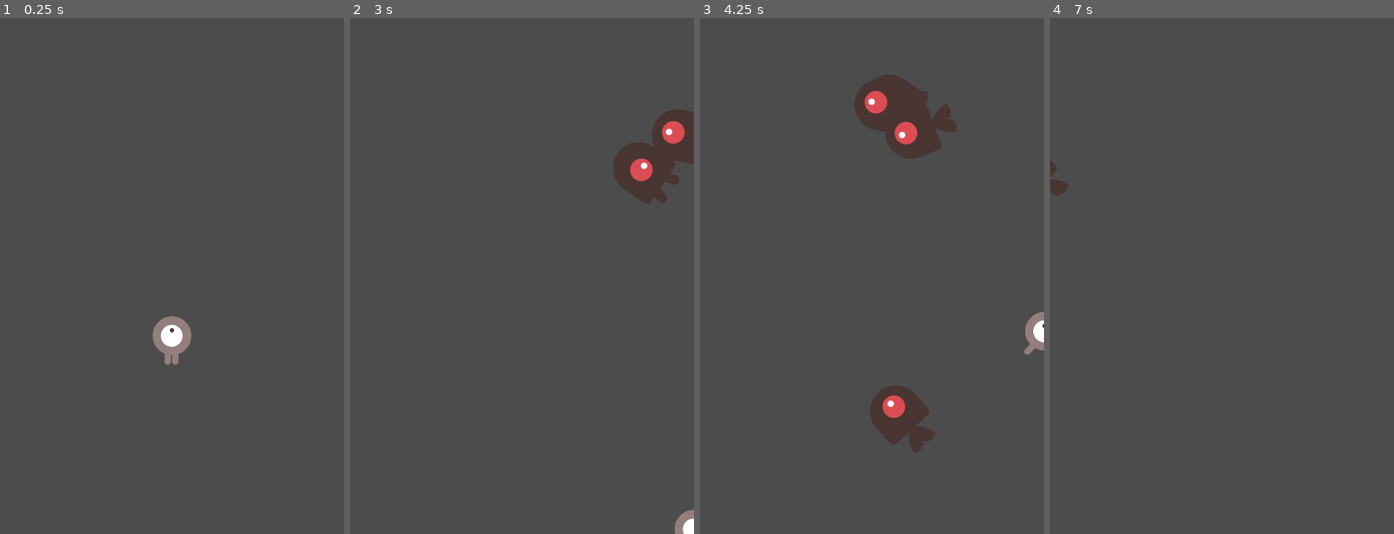
Above: before the commit, frames 1-4 (left to right).
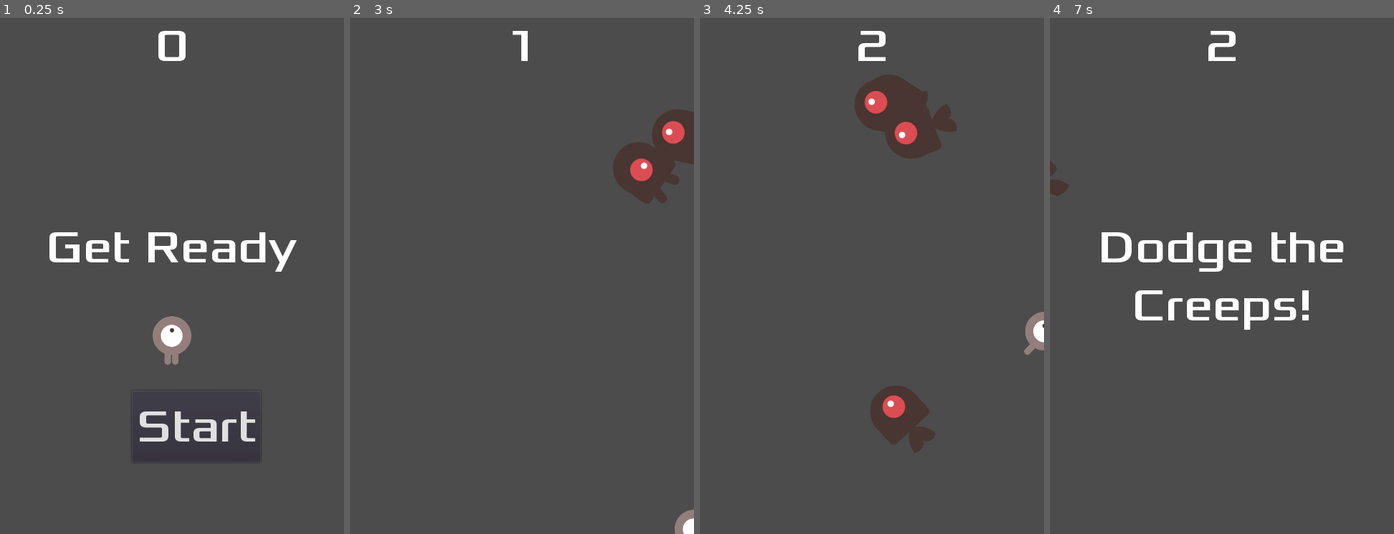
Above: after the commit, the same moments.

Repository: pango853/godot-dodge
Game: Godot game, scene res://Main.tscn
Two runs of this game, one before a commit and one after it. Both use one fixed random seed, a clock stepped at 60 frames per second and the inputs below. Before the commit the project has no main scene; this scene is started directly in both runs.
Inputs (mouse positions are in pixels of both pictures, inside the frame that each line leads up to):
- Up to frame 1 (0.25 s): no input
- Up to frame 2 (3 s): click (546, 425) at 0.5 s, where only the run after the commit has a clickable "Start"; tap Enter at 1.25 s; hold Right (ui_right) 1.28-2.03 s; hold Down (ui_down) 2.03-2.78 s; hold Right (ui_right) from 2.78 s (still down)
- Up to frame 3 (4.25 s): release Right (ui_right) at 3.53 s; hold Up (ui_up) from 3.53 s (still down)
- Up to frame 4 (7 s): release Up (ui_up) at 4.28 s; hold Left (ui_left) 4.28-5.78 s; hold Down (ui_down) 5.78-6.53 s; hold Right (ui_right) from 6.53 s (still down)

The runs differ from the first frame. In frame 1, 2.9% of the frame differs, in the area x 14-87%, y 2-86%; in frame 2, 0.1%; in frame 3, 0.2%; in frame 4, 3.2%, in the area x 15-86%, y 2-61%.

Commit message:
Connected HUD to Main scene

Diff:
--- a/Main.gd
+++ b/Main.gd
@@ -21,14 +21,20 @@
 	$ScoreTimer.stop()
 	$MobTimer.stop()
 
+	$HUD.show_game_over()
+
 func new_game():
 	score = 0
 	$Player.start($StartPosition.position)
 	$StartTimer.start()
 
+	# update the score display and show the "Get Ready" message
+	$HUD.update_score(score)
+	$HUD.show_message("Get Ready")
 
 func _on_ScoreTimer_timeout():
 	score += 1
+	$HUD.update_score(score)
 
 func _on_StartTimer_timeout():
 	$MobTimer.start()
--- a/Main.tscn
+++ b/Main.tscn
@@ -1,8 +1,9 @@
-[gd_scene load_steps=5 format=2]
+[gd_scene load_steps=6 format=2]
 
 [ext_resource path="res://Player.tscn" type="PackedScene" id=1]
 [ext_resource path="res://Main.gd" type="Script" id=2]
 [ext_resource path="res://Mob.tscn" type="PackedScene" id=3]
+[ext_resource path="res://HUD.tscn" type="PackedScene" id=4]
 
 [sub_resource type="Curve2D" id=1]
 _data = {
@@ -36,6 +37,8 @@
 position = Vector2( -7.97508, -128 )
 rotation = 5.83406e-06
 
+[node name="HUD" parent="." instance=ExtResource( 4 )]
+
 [connection signal="hit" from="Player" to="." method="game_over"]
 [connection signal="timeout" from="MobTimer" to="." method="_on_MobTimer_timeout"]
 [connection signal="timeout" from="ScoreTimer" to="." method="_on_ScoreTimer_timeout"]
--- a/project.godot
+++ b/project.godot
@@ -11,6 +11,7 @@
 [application]
 
 config/name="Dodge Creeps"
+run/main_scene="res://Main.tscn"
 config/icon="res://icon.png"
 
 [display]
